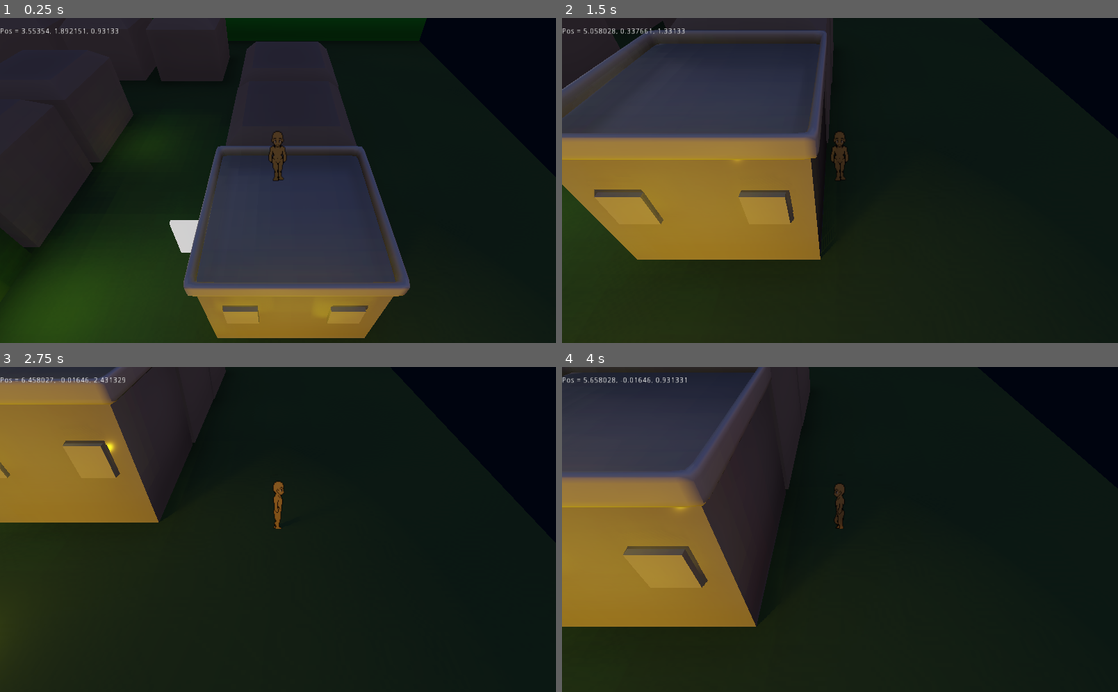
Above: before the commit, frames 1-4 (two rows, left to right).
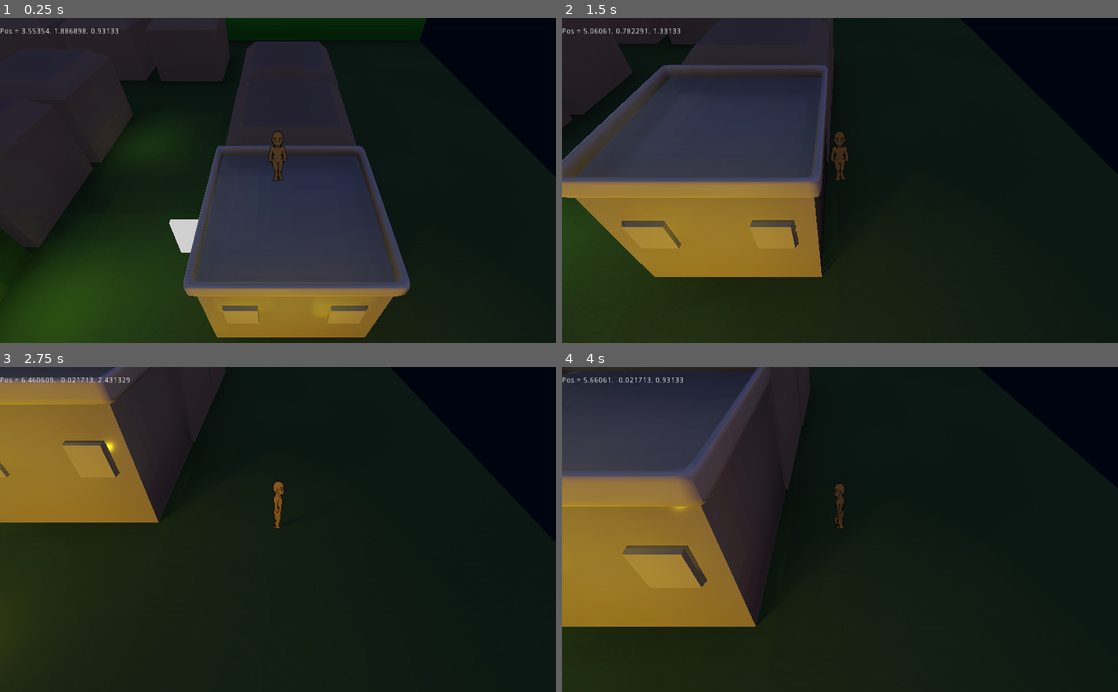
Above: after the commit, the same moments.

Repository: jagobagascon/project-laurel
Game: Godot game, scene res://World.tscn
The game is run twice, just before and just after one commit, with the same random seed, the same clock (stepped at 60 frames per second) and the same inputs.
Inputs:
- Up to frame 1 (0.25 s): no input
- Up to frame 2 (1.5 s): tap Enter at 0.5 s; hold D (player_right) 0.53-1.28 s; tap E (player_action) at 0.6, 1.35 s; hold S (player_back) from 1.28 s (still down)
- Up to frame 3 (2.75 s): release S (player_back) at 2.03 s; hold D (player_right) from 2.03 s (still down); tap E (player_action) at 2.1 s
- Up to frame 4 (4 s): release D (player_right) at 2.78 s; hold W (player_forward) 2.78-3.53 s; tap E (player_action) at 2.85, 3.6 s; hold A (player_left) from 3.53 s (still down)

The runs differ from the first frame. In frame 1, 0.3% of the frame differs, in the area x 7-74%, y 3-99%; in frame 2, 15%, in the area x 0-49%, y 0-80%; in frame 3, 0.2%; in frame 4, 0.3%.

Commit message:
added movement on slopes

Diff:
--- a/Player/Player.gd
+++ b/Player/Player.gd
@@ -3,8 +3,9 @@
 const SPEED =  2
 const G = 25
 var moving_direction = Vector3()
+var grounded = true
 
-
+# for slopes
 onready var actionsManager = $"/root/ActionsManager"
 
 func _physics_process(delta):
@@ -14,11 +15,21 @@
 	var direction = _get_direction_by_input()
 
 	moving_direction.x = direction.x * SPEED
-	moving_direction.y += direction.y - G * delta
+	if not grounded:
+		moving_direction.y -= G * delta
+		# if we dont apply some negative force is_on_floor_returns false
+		# but if we apply full gravity while on floor, player movement gets
+		# changed on slopes (sliding down the slop)
+	else:
+		moving_direction.y = -0.0000001
+
 	moving_direction.z = direction.z * SPEED
-
-	moving_direction = move_and_slide(moving_direction, Vector3.UP)
-
+	print(moving_direction.y)
+	moving_direction = move_and_slide_with_snap(moving_direction, Vector3(0, -0.1, 0), Vector3.UP, true)
+	if self.is_on_floor():
+		grounded = true
+	else:
+		grounded = false
 
 func _get_direction_by_input() -> Vector3:
 	var direction: Vector3 = Vector3()
--- a/Player/Player.tscn
+++ b/Player/Player.tscn
@@ -4,8 +4,8 @@
 [ext_resource path="res://Player/Sprite_male_template.png" type="Texture" id=2]
 
 [sub_resource type="CapsuleShape" id=1]
-radius = 0.16
-height = 0.46
+radius = 0.13
+height = 0.547069
 
 [sub_resource type="AtlasTexture" id=2]
 flags = 7
@@ -180,7 +180,7 @@
 current = true
 
 [node name="CollisionShape" type="CollisionShape" parent="."]
-transform = Transform( 1, 0, 0, 0, -1.62921e-07, -1, 0, 1, -1.62921e-07, 0, 0.383, 0 )
+transform = Transform( 1, 0, 0, 0, -1.62921e-07, -1, 0, 1, -1.62921e-07, 0, 0.401787, 0 )
 shape = SubResource( 1 )
 
 [node name="Sprite" type="AnimatedSprite3D" parent="."]
